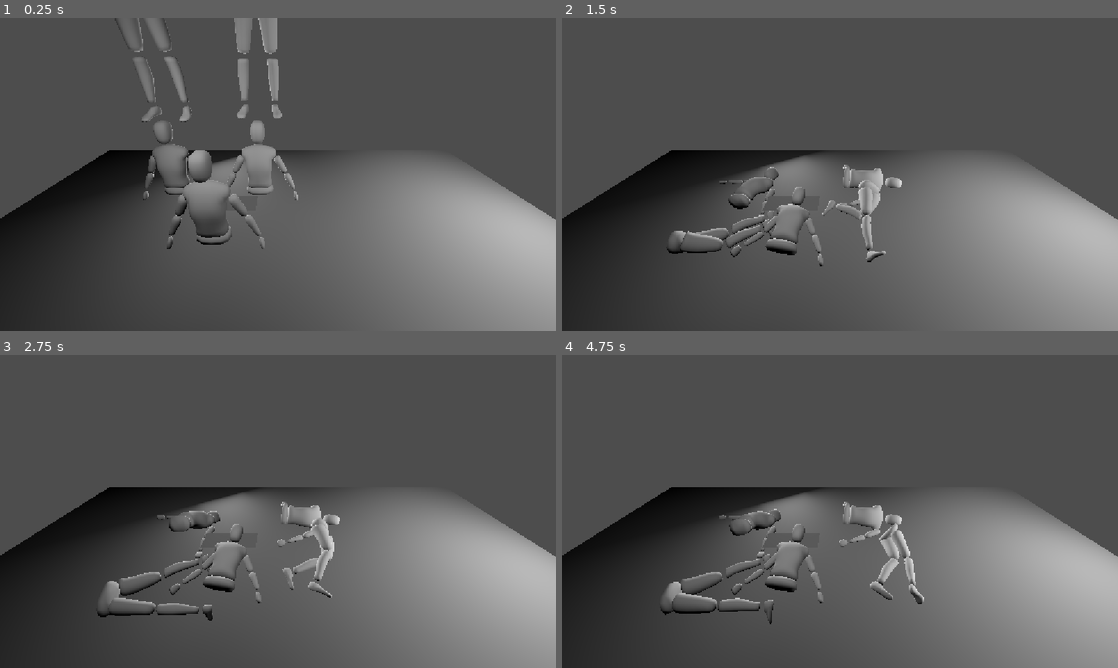
Above: before the commit, frames 1-4 (two rows, left to right).
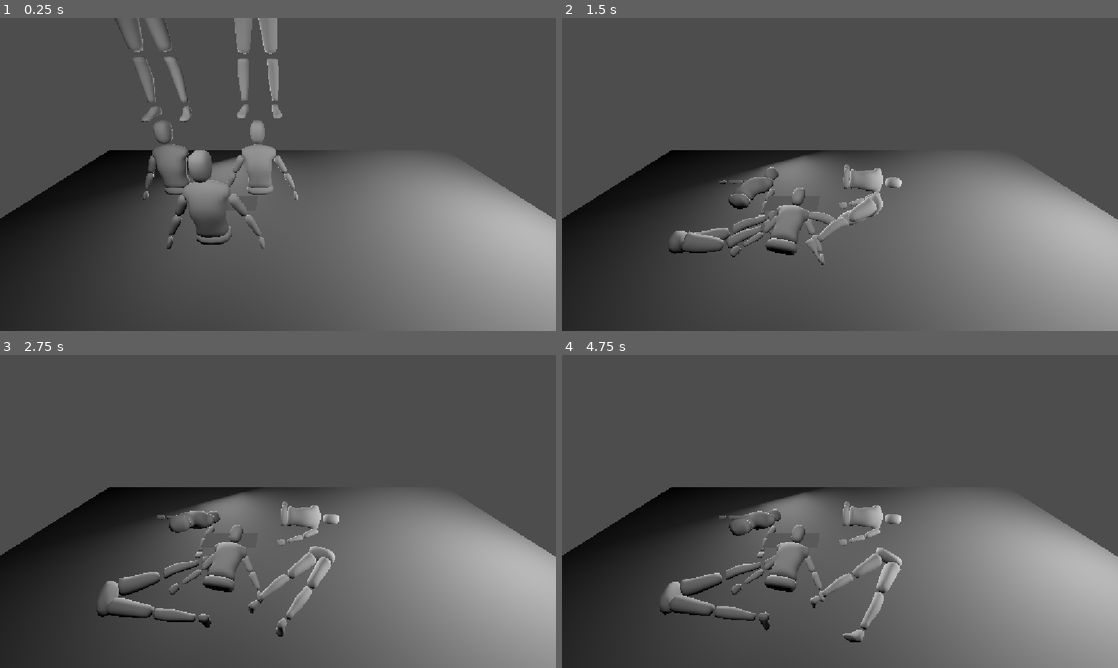
Above: after the commit, the same moments.

Repository: The-MEDINA/SNAP-back
Game: Godot game, scene res://Scenes/characterPrototype.tscn
Same seed, same stepped clock (60 frames per second), same inputs: the game is played once before the commit and once after it.
Inputs (mouse positions are in pixels of both pictures, inside the frame that each line leads up to):
- Up to frame 1 (0.25 s): no input
- Up to frame 2 (1.5 s): move the mouse to (962, 158) at 0.52 s; press the mouse at (962, 158) at 0.53 s; hold D (LeftThumbstickRight) 0.53-1.28 s; move the mouse to (728, 190) at 1.27 s; release the mouse at (728, 190) at 1.28 s; hold 1 (DebugPlayer1Down) from 1.28 s (still down); right-click (728, 190) at 1.35 s
- Up to frame 3 (2.75 s): move the mouse to (333, 442) at 2.02 s; release 1 (DebugPlayer1Down) at 2.03 s; press the mouse at (333, 442) at 2.03 s; hold D (LeftThumbstickRight) from 2.03 s (still down)
- Up to frame 4 (4.75 s): move the mouse to (812, 574) at 2.77 s; release D (LeftThumbstickRight) at 2.78 s; release the mouse at (812, 574) at 2.78 s; hold W (LeftThumbstickUp) 2.78-3.53 s; right-click (812, 574) at 2.85 s; move the mouse to (1006, 558) at 3.52 s; press the mouse at (1006, 558) at 3.53 s; hold S (LeftThumbstickDown) from 3.53 s (still down); move the mouse to (673, 464) at 4.27 s; release the mouse at (673, 464) at 4.28 s; right-click (673, 464) at 4.35 s

The runs differ from the first frame. In frame 2, 1.1% of the frame differs, in the area x 18-62%, y 46-80%; in frame 3, 1.8%; in frame 4, 2.4%, in the area x 17-66%, y 46-92%.

Commit message:
Character controller WIP

Diff:
--- a/snap-back/Character/top.tscn
+++ b/snap-back/Character/top.tscn
@@ -170,10 +170,10 @@
 [node name="PhysicalBoneSimulator3D" type="PhysicalBoneSimulator3D" parent="ArmatureTop/Skeleton3D" unique_id=361372472]
 
 [node name="Physical Bone RootTorso" type="PhysicalBone3D" parent="ArmatureTop/Skeleton3D/PhysicalBoneSimulator3D" unique_id=197949460]
-transform = Transform3D(1, 2.3842188e-07, 2.1316282e-13, -2.180153e-08, 0.09144187, -0.99581045, -2.3742301e-07, 0.99581045, 0.09144187, 1.1646466e-10, 0.29997373, 0.0057995953)
-visible = false
-joint_offset = Transform3D(1, 0, 0, 0, 1, 0, 0, 0, 1, -1.1657358e-10, 2.2544565e-07, 0.25880635)
-body_offset = Transform3D(1, 3.2684966e-12, 2.2026825e-13, 2.220446e-13, -7.450581e-09, -1.0000001, -3.2969183e-12, 1.0000001, -7.450581e-09, 1.1651657e-10, 0.25880638, -2.2351742e-07)
+transform = Transform3D(1, 2.3842188e-07, 2.1316282e-13, -2.180153e-08, 0.09144187, -0.99581045, -2.3742301e-07, 0.99581045, 0.09144187, 1.233134e-10, 0.29997373, 0.0057995953)
+visible = false
+joint_offset = Transform3D(1, 0, 0, 0, 1, 0, 0, 0, 1, -1.2342233e-10, 2.2544565e-07, 0.25880635)
+body_offset = Transform3D(1, 3.2684966e-12, 2.2026825e-13, 2.220446e-13, -7.450581e-09, -1.0000001, -3.2969183e-12, 1.0000001, -7.450581e-09, 1.2336532e-10, 0.25880638, -2.2351742e-07)
 mass = 4.0
 bone_name = "RootTorso"
 
@@ -182,11 +182,11 @@
 shape = SubResource("CapsuleShape3D_u8khn")
 
 [node name="Physical Bone ShoulderL" type="PhysicalBone3D" parent="ArmatureTop/Skeleton3D/PhysicalBoneSimulator3D" unique_id=71522328]
-transform = Transform3D(-0.3423051, -0.05036934, -0.9382378, -0.9258487, -0.15206495, 0.34594867, -0.1600983, 0.98708624, 0.005418217, 0.086181924, 0.5259133, -0.018363204)
-visible = false
-joint_type = 2
-joint_offset = Transform3D(1, 0, 0, 0, 1, 0, 0, 0, 1, -9.035869e-09, 8.96182e-08, 0.09185509)
-body_offset = Transform3D(1.0000002, -1.4901161e-08, 9.837095e-08, 1.0401709e-07, -8.842908e-07, -1.0000002, 0, 1.0000001, -8.9453533e-07, 0, 0.09185511, -7.450581e-09)
+transform = Transform3D(-0.3423051, -0.05036934, -0.93823785, -0.9258487, -0.15206495, 0.34594867, -0.1600983, 0.98708624, 0.0054182154, 0.086181924, 0.5259133, -0.018363204)
+visible = false
+joint_type = 2
+joint_offset = Transform3D(1, 0, 0, 0, 1, 0, 0, 0, 1, -6.2769874e-09, 8.9832064e-08, 0.09185509)
+body_offset = Transform3D(1.0000002, -1.4901161e-08, 6.8335794e-08, 1.0401709e-07, -8.842908e-07, -1.0000002, 0, 1.0000001, -8.9686364e-07, 0, 0.09185511, -7.450581e-09)
 bone_name = "ShoulderL"
 joint_constraints/swing_span = 45.0
 joint_constraints/twist_span = 180.0
@@ -215,15 +215,15 @@
 shape = SubResource("CapsuleShape3D_sca7e")
 
 [node name="Physical Bone ForearmL" type="PhysicalBone3D" parent="ArmatureTop/Skeleton3D/PhysicalBoneSimulator3D" unique_id=535858811]
-transform = Transform3D(0.46176893, 0.03965683, -0.8861133, -0.88183737, -0.08710437, -0.46343893, -0.095562845, 0.9954096, -0.0052512186, 0.36705384, 0.1060825, 0.0019106902)
+transform = Transform3D(0.46176895, 0.039656825, -0.88611335, -0.8818374, -0.08710438, -0.46343896, -0.095562875, 0.99540955, -0.005251223, 0.36705384, 0.1060825, 0.0019106902)
 visible = false
 joint_type = 3
-joint_offset = Transform3D(1, 0, 0, 0, 1, 0, 0, 0, 1, -0.123372704, -0.03476741, 0.00013577384)
-body_offset = Transform3D(0.000627349, 0.0016790426, 0.9999989, 0.96251065, 0.271243, -0.0010592046, -0.2712444, 0.96250945, -0.0014460394, 0, 0.12817809, 2.7939677e-09)
+joint_offset = Transform3D(1, 0, 0, 0, 1, 0, 0, 0, 1, -0.123372704, -0.034767408, 0.00013577356)
+body_offset = Transform3D(0.0006273489, 0.0016790349, 0.99999887, 0.9625106, 0.27124304, -0.0010592036, -0.27124438, 0.9625095, -0.0014460348, 0, 0.12817809, 2.7939677e-09)
 mass = 8.5
 bone_name = "ForearmL"
 joint_constraints/angular_limit_enabled = false
-joint_constraints/angular_limit_upper = 169.99998
+joint_constraints/angular_limit_upper = 169.99997
 joint_constraints/angular_limit_lower = 0.0
 joint_constraints/angular_limit_bias = 0.3
 joint_constraints/angular_limit_softness = 0.9
@@ -234,11 +234,11 @@
 shape = SubResource("CapsuleShape3D_nfnvs")
 
 [node name="Physical Bone ShoulderR" type="PhysicalBone3D" parent="ArmatureTop/Skeleton3D/PhysicalBoneSimulator3D" unique_id=1228090638]
-transform = Transform3D(-0.34595406, -0.005088228, 0.93823767, 0.93825144, -0.001865279, 0.34594905, -1.0192394e-05, 0.99998534, 0.005419338, -0.086182244, 0.52591336, -0.01836309)
-visible = false
-joint_type = 2
-joint_offset = Transform3D(1, 0, 0, 0, 1, 0, 0, 0, 1, -1.9563595e-07, -1.2788223e-07, 0.09185538)
-body_offset = Transform3D(-0.31911576, 0.94766206, 0.010109963, 3.04132e-07, 0.010667795, -0.9999432, -0.9477158, -0.31909767, -0.003404628, -0.00092859566, 0.091850154, 0.00031250715)
+transform = Transform3D(-0.34595406, -0.0050882283, 0.93823767, 0.93825144, -0.0018652793, 0.34594905, -1.0192394e-05, 0.9999854, 0.005419338, -0.086182244, 0.52591336, -0.01836309)
+visible = false
+joint_type = 2
+joint_offset = Transform3D(1, 0, 0, 0, 1, 0, 0, 0, 1, -1.9566505e-07, -1.2788223e-07, 0.09185538)
+body_offset = Transform3D(-0.31911576, 0.947662, 0.010109963, 3.04132e-07, 0.010667795, -0.9999432, -0.9477158, -0.31909764, -0.003404628, -0.00092859566, 0.091850154, 0.00031250715)
 bone_name = "ShoulderR"
 joint_constraints/swing_span = 45.0
 joint_constraints/twist_span = 180.0
@@ -267,15 +267,15 @@
 shape = SubResource("CapsuleShape3D_usat3")
 
 [node name="Physical Bone ForearmR" type="PhysicalBone3D" parent="ArmatureTop/Skeleton3D/PhysicalBoneSimulator3D" unique_id=736832677]
-transform = Transform3D(0.44785684, 0.24430265, 0.86008173, 0.87469447, 0.079639144, -0.4780871, -0.1852941, 0.9664232, -0.17802323, -0.36705428, 0.106083326, 0.0019101389)
+transform = Transform3D(0.44785684, 0.24430265, 0.8600817, 0.87469447, 0.079639144, -0.4780871, -0.1852941, 0.9664232, -0.17802323, -0.36705428, 0.106083326, 0.0019101389)
 visible = false
 joint_type = 3
 joint_offset = Transform3D(1, 0, 0, 0, 1, 0, 0, 0, 1, 0.12816888, 0.0011325072, 0.00091962743)
-body_offset = Transform3D(0.009879079, -0.36157423, -0.93229127, -0.99993515, -0.008831993, -0.007170398, -0.005641356, 0.9323017, -0.3616381, 6.556511e-07, 0.12817717, -2.1979213e-07)
+body_offset = Transform3D(0.009879079, -0.36157423, -0.93229127, -0.99993515, -0.008831993, -0.0071704276, -0.005641356, 0.9323017, -0.3616381, 6.556511e-07, 0.12817717, -2.1979213e-07)
 bone_name = "ForearmR"
 joint_constraints/angular_limit_enabled = false
 joint_constraints/angular_limit_upper = 0.0
-joint_constraints/angular_limit_lower = -169.99998
+joint_constraints/angular_limit_lower = -169.99997
 joint_constraints/angular_limit_bias = 0.3
 joint_constraints/angular_limit_softness = 0.9
 joint_constraints/angular_limit_relaxation = 1.0
--- a/snap-back/Scenes/characterPrototype.tscn
+++ b/snap-back/Scenes/characterPrototype.tscn
@@ -1,6 +1,5 @@
 [gd_scene format=3 uid="uid://canlw72q1pqdt"]
 
-[ext_resource type="Script" uid="uid://cfu1b0fs0y1b4" path="res://Scripts/characterController.gd" id="1_53enj"]
 [ext_resource type="PackedScene" uid="uid://b4rd8a8jyeqrj" path="res://Character/bottom_1.tscn" id="1_xxusg"]
 [ext_resource type="PackedScene" uid="uid://bh6a3dx6tk8on" path="res://Character/top.tscn" id="3_53enj"]
 
@@ -9,9 +8,7 @@
 
 [sub_resource type="PlaneMesh" id="PlaneMesh_nmfcv"]
 
-[node name="CharacterPrototype" type="Node3D" unique_id=478308979 node_paths=PackedStringArray("body")]
-script = ExtResource("1_53enj")
-body = NodePath("Bottom2")
+[node name="CharacterPrototype" type="Node3D" unique_id=478308979]
 
 [node name="Bottom2" parent="." unique_id=623702786 instance=ExtResource("1_xxusg")]
 transform = Transform3D(1, 0, 0, 0, 1, 0, 0, 0, 1, -0.17979145, 1.0486263, 0)
--- a/snap-back/Scenes/controlsTesting.tscn
+++ b/snap-back/Scenes/controlsTesting.tscn
@@ -3,7 +3,8 @@
 [ext_resource type="Script" uid="uid://bkj4gqnxp8h6h" path="res://Scripts/gameStateMachine.gd" id="1_m2lay"]
 [ext_resource type="Script" uid="uid://cgsidc77wnwmg" path="res://Scripts/cameraController.gd" id="1_n7tqr"]
 [ext_resource type="Script" uid="uid://cbgw1kae8a2b" path="res://Scripts/limb.gd" id="1_r4tmq"]
-[ext_resource type="Script" uid="uid://duo3ymjn1k4ox" path="res://Scripts/testCharacter.gd" id="3_nw5g6"]
+[ext_resource type="PackedScene" uid="uid://b4rd8a8jyeqrj" path="res://Character/bottom_1.tscn" id="4_gg4yg"]
+[ext_resource type="PackedScene" uid="uid://bh6a3dx6tk8on" path="res://Character/top.tscn" id="5_6tqc2"]
 
 [sub_resource type="BoxMesh" id="BoxMesh_u1c42"]
 
@@ -12,6 +13,11 @@
 [sub_resource type="BoxMesh" id="BoxMesh_5f8x6"]
 
 [sub_resource type="BoxMesh" id="BoxMesh_32bnj"]
+
+[sub_resource type="BoxShape3D" id="BoxShape3D_5ti0k"]
+size = Vector3(7.779541, 1, 4.5273438)
+
+[sub_resource type="PlaneMesh" id="PlaneMesh_1ohda"]
 
 [node name="ControlsTesting" type="Node3D" unique_id=1011487555]
 script = ExtResource("1_m2lay")
@@ -53,15 +59,34 @@
 [node name="TestCharacter1" type="MeshInstance3D" parent="." unique_id=1506427710]
 transform = Transform3D(1, 0, 0, 0, 1, 0, 0, 0, 1, -3.0600567, 0, 0)
 mesh = SubResource("SphereMesh_5f8x6")
-script = ExtResource("3_nw5g6")
 
 [node name="TestCharacter2" type="MeshInstance3D" parent="." unique_id=734844809]
 transform = Transform3D(1, 0, 0, 0, 1, 0, 0, 0, 1, 3.8996856, 0, 0)
 mesh = SubResource("BoxMesh_5f8x6")
-script = ExtResource("3_nw5g6")
-left = false
 
 [node name="CameraBounds" type="MeshInstance3D" parent="." unique_id=635781397]
 transform = Transform3D(16.623348, 0, 0, 0, 8.798147, 0, 0, 0, 16.868547, 0, 0, 0)
 layers = 0
 mesh = SubResource("BoxMesh_32bnj")
+
+[node name="Character" type="Node3D" parent="." unique_id=2122778959]
+transform = Transform3D(1, 0, 0, 0, 1, 0, 0, 0, 1, 1.187875, 0, 0)
+
+[node name="Bottom" parent="Character" unique_id=623702786 instance=ExtResource("4_gg4yg")]
+
+[node name="Top" parent="Character" unique_id=1504632149 instance=ExtResource("5_6tqc2")]
+
+[node name="Generic6DOFJoint3D" type="Generic6DOFJoint3D" parent="Character" unique_id=829068928]
+
+[node name="StaticBody3D" type="StaticBody3D" parent="." unique_id=942030583]
+transform = Transform3D(1, 0, 0, 0, 1, 0, 0, 0, 1, 0, -1.619222, 0)
+collision_layer = 7
+collision_mask = 7
+
+[node name="CollisionShape3D" type="CollisionShape3D" parent="StaticBody3D" unique_id=1802266197]
+transform = Transform3D(1, 0, 0, 0, 1, 0, 0, 0, 1, 0, -0.35119498, 0)
+shape = SubResource("BoxShape3D_5ti0k")
+
+[node name="MeshInstance3D" type="MeshInstance3D" parent="StaticBody3D" unique_id=373406836]
+transform = Transform3D(3.8729856, 0, 0, 0, 1, 0, 0, 0, 2.2399645, -0.013361692, -0.03812933, 0.013332367)
+mesh = SubResource("PlaneMesh_1ohda")
--- a/snap-back/Scripts/characterController.gd
+++ b/snap-back/Scripts/characterController.gd
@@ -1,12 +1,11 @@
 extends Node
 
-@export var body: Node
 var boneSim: PhysicalBoneSimulator3D
 var leftThigh: PhysicalBone3D
 
 # Called when the node enters the scene tree for the first time.
 func _ready() -> void:
-	boneSim = $Bottom2/ArmatureBottom/Skeleton3D/PhysicalBoneSimulator3D
+	var boneSim = get_node(self.name + "/ArmatureBottom/Skeleton3D/PhysicalBoneSimulator3D")
 	leftThigh = boneSim.get_node('Physical Bone ThighL') as PhysicalBone3D
 
 # Called every frame. 'delta' is the elapsed time since the previous frame.
